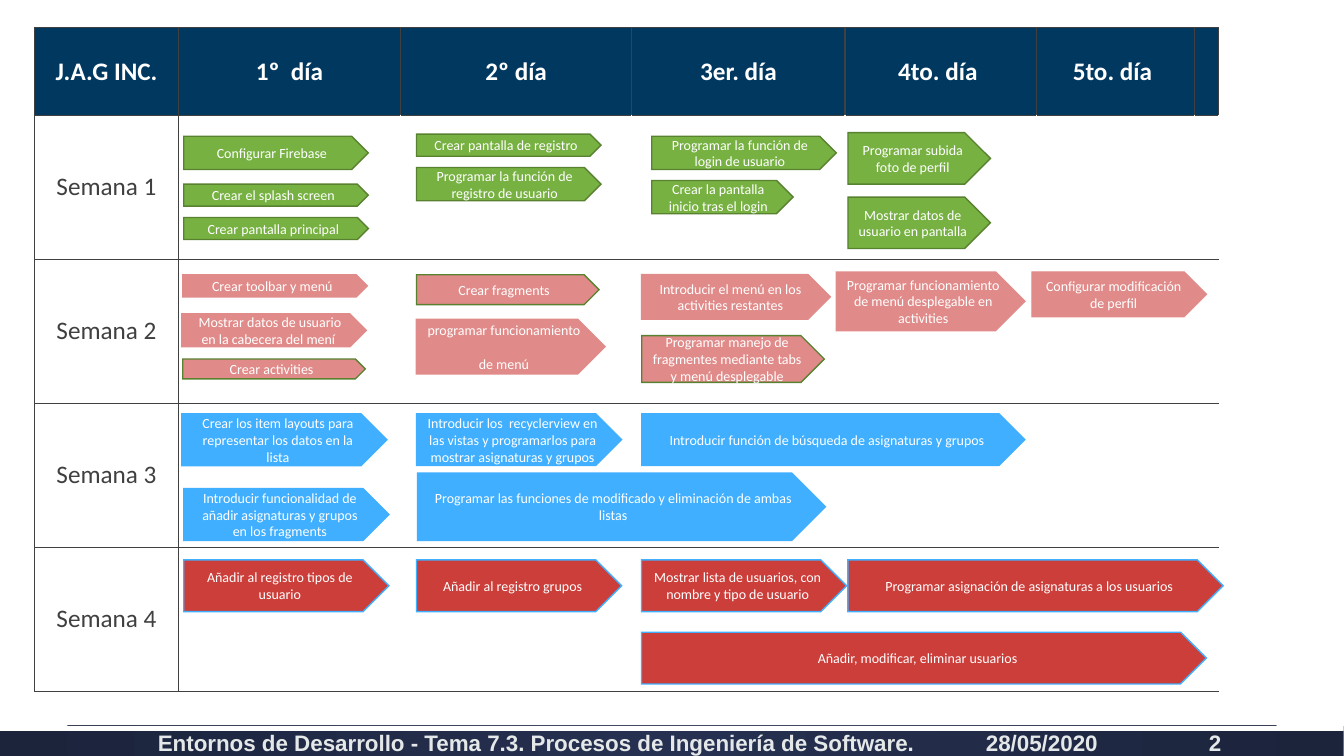
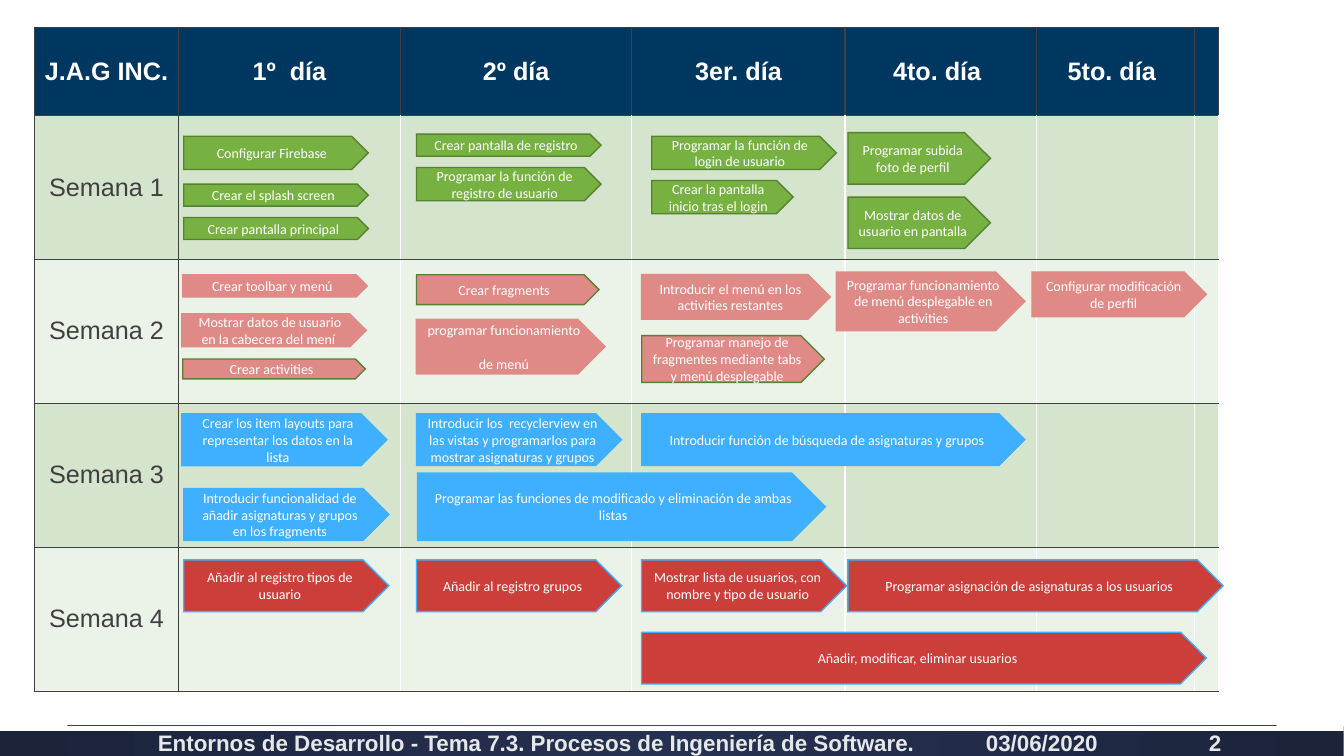
Before and after one commit to gef1412/FCT, a slide deck: slide 2 of Hoja de ruta del producto.pptx. Drawn at 1344x756 pixels with LibreOffice and Linux fonts; fonts in the diff are those of the drawing. Boxes give left, top, right and bottom in pixels: in the first picture for what was removed or moved away, otherwise in the second. Text is boxed around its words. In the diff, an @@ line names an element or a change of style, - is before the commit and + after.

```diff
--- a/Hoja de ruta del producto.pptx
+++ b/Hoja de ruta del producto.pptx
@@ table at bbox=[34, 28, 1218, 632] @@
@@ fill #003860 to #003760 in row 1 @@
@@ fill none to #D5E4CD in 4 cells @@
@@ fill none to #EBF2E8 in 4 cells @@
@@ font Calibri to Arial @@
@@ outline #588331 1 pt to #568130 1 pt; proportions changed in 9 elements at bbox=[184, 218, 368, 240], bbox=[184, 185, 368, 207], bbox=[416, 167, 601, 201], bbox=[184, 136, 368, 169], bbox=[652, 136, 837, 169], bbox=[652, 180, 793, 214], bbox=[848, 133, 990, 185], bbox=[416, 134, 601, 156], bbox=[848, 198, 990, 249] @@
@@ fill #E08B89 to #DF8A87; outline #E08B89 1 pt to #DF8A87 1 pt; proportions changed in 6 elements at bbox=[181, 314, 366, 347], bbox=[416, 320, 605, 374], bbox=[182, 275, 367, 297], bbox=[642, 274, 831, 319], bbox=[1032, 272, 1207, 317], bbox=[837, 272, 1025, 331] @@
@@ fill #E08B89 to #DF8A87; outline #588331 1 pt to #568130 1 pt; proportions changed in 3 elements at bbox=[182, 359, 365, 379], bbox=[416, 275, 599, 306], bbox=[642, 336, 825, 382] @@
@@ fill #40AFFF to #3FAFFF; outline #40AFFF 1 pt to #3FAFFF 1 pt; proportions changed in 5 elements at bbox=[184, 489, 388, 540], bbox=[181, 414, 386, 466], bbox=[416, 413, 621, 465], bbox=[417, 473, 826, 540], bbox=[642, 413, 1025, 465] @@
@@ outline #40AFFF 1 pt to #3FAFFF 1 pt; proportions changed in 5 elements at bbox=[184, 560, 388, 611], bbox=[416, 560, 621, 611], bbox=[641, 560, 846, 611], bbox=[848, 560, 1223, 611], bbox=[641, 632, 1206, 684] @@
@@ rectangle at bbox=[0, 726, 1344, 756]: fill gradient #263050 to #1D243C to gradient #263050 to #1C243C @@
@@ text at bbox=[986, 734, 1098, 752]: text changed @@
-28/05/2020
+03/06/2020
```
Also in this commit, not shown: 1 other slide changed, 1 slide added, 34 other files.
